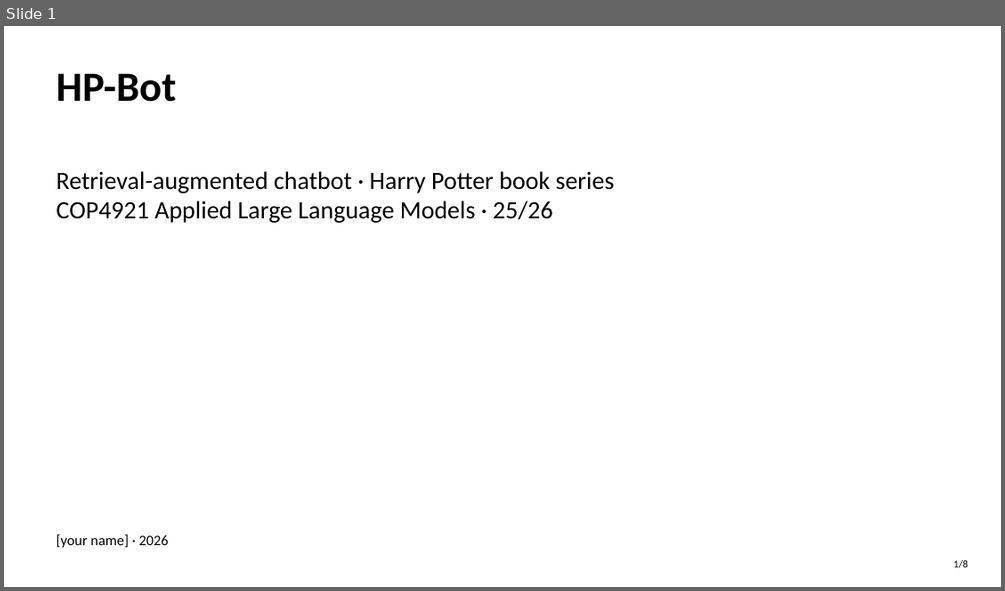
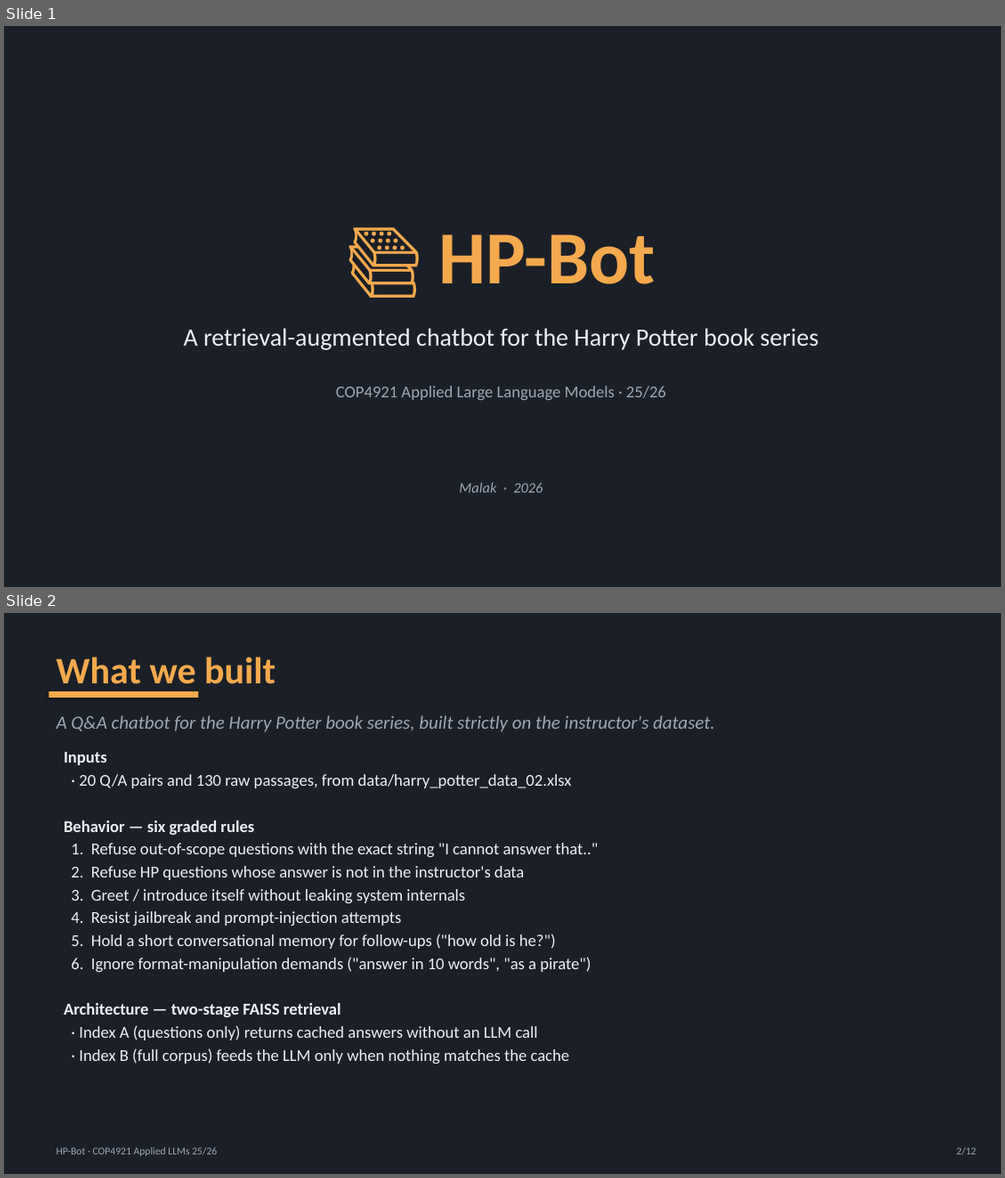
Before and after one commit to hoop-ai/applied-llm-hp-bot, a slide deck: HP-Bot-presentation.pptx. Shown one above the other, each under a label of ours: slide 1 before the commit, slides 1 and 2 after it. The pictures are 1005x591 and 1005x1178 pixels, drawn with LibreOffice and Linux fonts; fonts in the diff are those of the drawing. Boxes give left, top, right and bottom in pixels: in the first picture for what was removed or moved away, otherwise in the second. Text is boxed around its words. In the diff, an @@ line names an element or a change of style, - is before the commit and + after.

```diff
--- a/HP-Bot-presentation.pptx
+++ b/HP-Bot-presentation.pptx
@@ slide 2 added at [4,613,1001,1174], background #FFFFFF @@
@@ rectangle added at [4,613,1001,1174], fill #1B1F27 @@
@@ text added at [57,657,275,693], 36 pt, text #F5A94D, bold @@
+What we built
@@ rectangle added at [48,691,198,698], fill #F5A94D @@
@@ text added at [57,715,714,732], 18 pt, text #9DA8B6, italic @@
+A Q&A chatbot for the Harry Potter book series, built strictly on the instructor's dataset.
@@ text added at [64,752,598,1063], 16 pt, text #ECEFF4 @@
+Inputs
+· 20 Q/A pairs and 130 raw passages, from data/harry_potter_data_02.xlsx
+Behavior — six graded rules
+1. Refuse out-of-scope questions with the exact string "I cannot answer that.."
+2. Refuse HP questions whose answer is not in the instructor's data
+3. Greet / introduce itself without leaking system internals
+4. Resist jailbreak and prompt-injection attempts
+5. Hold a short conversational memory for follow-ups ("how old is he?")
+6. Ignore format-manipulation demands ("answer in 10 words", "as a pirate")
+Architecture — two-stage FAISS retrieval
+· Index A (questions only) returns cached answers without an LLM call
+· Index B (full corpus) feeds the LLM only when nothing matches the cache
@@ text added at [57,1147,217,1156], 10 pt, text #9DA8B6 @@
+HP-Bot · COP4921 Applied LLMs 25/26
@@ text added at [956,1147,976,1154], 10 pt, text #9DA8B6 @@
+2/12
@@ slide 1 changed as well @@
@@ rectangle added at [4,26,1001,587], fill #1B1F27 @@
@@ text at [439,234,655,284]: text changed; size 40 to 72 pt; text colour #000000 to #F5A94D @@
-HP-Bot
+📚 HP-Bot
@@ text at [184,328,818,350]: text changed; text colour #000000 to #ECEFF4 @@
-Retrieval-augmented chatbot · Harry Potter book series
-COP4921 Applied Large Language Models · 25/26
+A retrieval-augmented chatbot for the Harry Potter book series
@@ text added at [336,386,666,400], 16 pt, text #9DA8B6 @@
+COP4921 Applied Large Language Models · 25/26
@@ text at [459,482,542,492]: text changed; text colour #000000 to #9DA8B6; italic on @@
-[your name] · 2026
+Malak · 2026
@@ text removed at [954,560,968,568] @@
-1/8
```
Also in this commit, not shown: 1 other slide changed, 9 other slides added, 6 slides removed, 11 other files.
